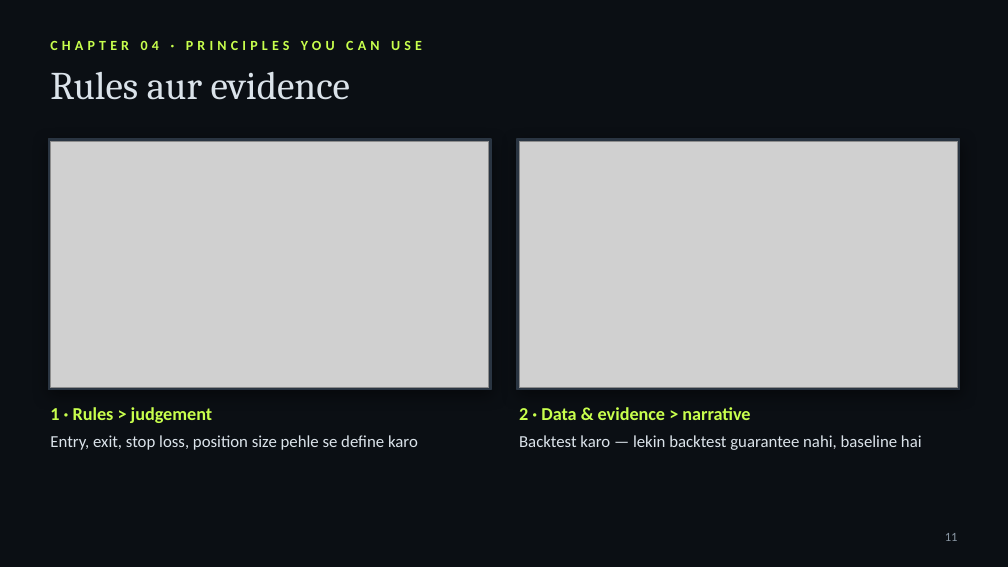
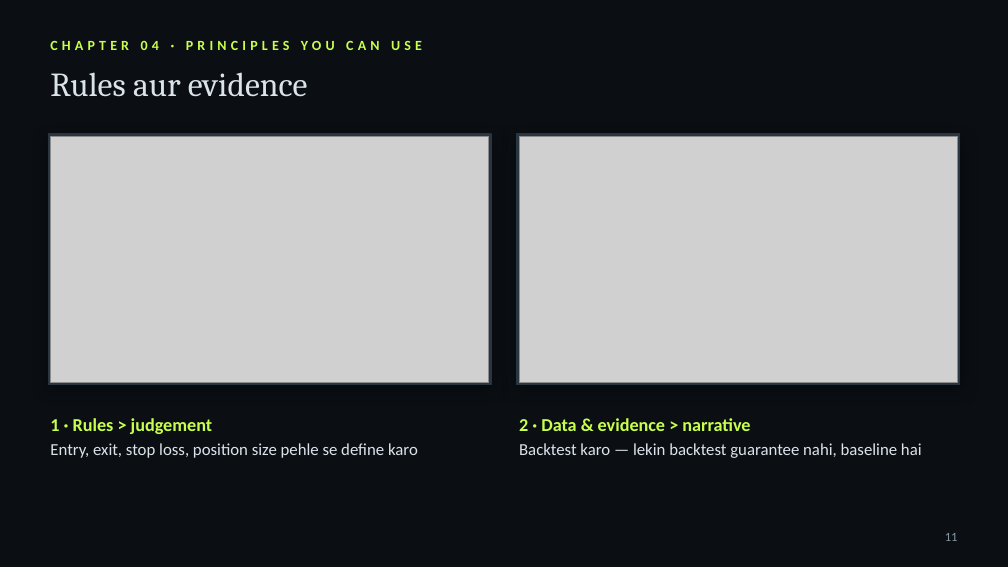
Before and after one commit to kashishchoudhary218-bot/nomi-trades-app, a slide deck: slide 11 of video/jim-simons-documentary/deck/The-Mathematicians-Edge-Hinglish.pptx. Drawn at 1008x567 pixels with LibreOffice and Linux fonts; fonts in the diff are those of the drawing; grey boxes stand for pictures. Boxes give left, top, right and bottom in pixels: in the first picture for what was removed or moved away, otherwise in the second. Text is boxed around its words. In the diff, an @@ line names an element or a change of style, - is before the commit and + after.

```diff
--- a/video/jim-simons-documentary/deck/The-Mathematicians-Edge-Hinglish.pptx
+++ b/video/jim-simons-documentary/deck/The-Mathematicians-Edge-Hinglish.pptx
@@ text "Rules aur evidence" at [50, 72, 308, 97]: size 28 to 24 pt @@
@@ 2 pictures, 2 rectangles: place and size @@
-2 pictures, 2 rectangles at [48, 139, 960, 390]
+2 pictures, 2 rectangles at [48, 134, 960, 385]
@@ text at [50, 418, 212, 434]: paragraph added @@
+1 · Rules > judgement
@@ text "1 · Rules > judgement": place and size @@
-text "1 · Rules > judgement" at [50, 435, 418, 450]
+text "1 · Rules > judgement" at [50, 418, 418, 458]
@@ text removed at [50, 407, 212, 423] @@
-1 · Rules > judgement
@@ text at [519, 418, 750, 431]: paragraph added @@
+2 · Data & evidence > narrative
@@ text "2 · Data & evidence ...": place and size @@
-text "2 · Data & evidence ..." at [519, 435, 922, 450]
+text "2 · Data & evidence ..." at [519, 418, 922, 458]
@@ text removed at [519, 407, 750, 420] @@
-2 · Data & evidence > narrative
```
Also in this commit, not shown: 20 other slides changed, 3 other files.
